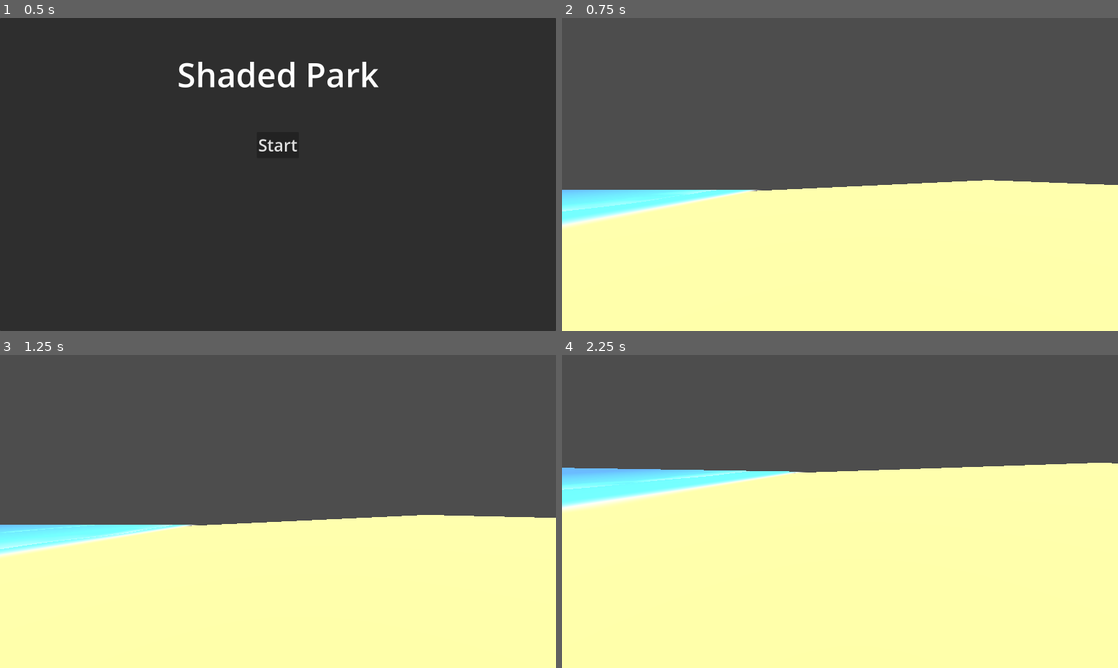
Above: before the commit, frames 1-4 (two rows, left to right).
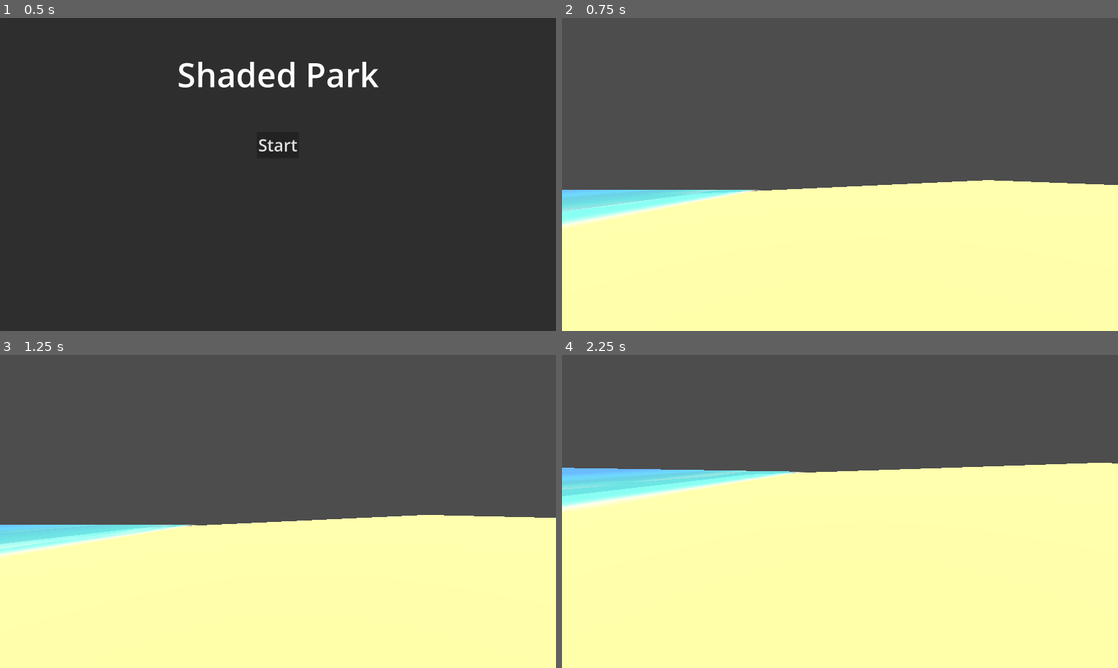
Above: after the commit, the same moments.

Repository: Spooked2/Shaded-Park
Game: Godot game, scene res://main_menu.tscn
Two runs of this game, one before a commit and one after it. Both use one fixed random seed, a clock stepped at 60 frames per second and the inputs below.
Inputs (mouse positions are in pixels of both pictures, inside the frame that each line leads up to):
- Up to frame 1 (0.5 s): no input
- Up to frame 2 (0.75 s): click "Start" at 0.5 s
- Up to frame 3 (1.25 s): no input
- Up to frame 4 (2.25 s): move the mouse to (867, 511) at 1.27 s; hold W (move_forward) from 1.28 s (still down); move the mouse to (812, 511) at 2.02 s

Frame 1 is identical in both runs. In frame 2, 0.8% of the frame differs, in the area x 0-35%, y 54-62%; in frame 3, 0.8%; in frame 4, 1.1%, in the area x 0-43%, y 36-46%.

Commit message:
ADD ocean is now slightly translucent near the shoreline

Diff:
--- a/assets/shaders/beach/ocean.gdshader
+++ b/assets/shaders/beach/ocean.gdshader
@@ -53,16 +53,18 @@
 	flow = 0.5 * (1.0 - (flow));
 	flow *= 1.5;
 
+	ALPHA *= max(smoothstep(1.0, 0.6, UV.x), 0.85);
+
+	// Only apply the swash wave to the designated area
+	if (swash_wave > 0.0) {
+		ALPHA *= smoothstep(0.7, 0.2, flow * swash_wave);
+	}
+
 	// Hide some of the waves in the back
 	vec2 wave_mask = step(vec2(0.0), wave_uv);
 	if (wave_mask.x > 0.0) {
 		final_color += waves;
 	}
 
-	// Only apply the swash wave to the designated area
-	if (swash_wave > 0.0) {
-		ALPHA *= smoothstep(0.7, 0.2, flow * swash_wave);
-	}
-
 	ALBEDO = final_color;
 }
--- a/levels/beach/beach.tscn
+++ b/levels/beach/beach.tscn
@@ -67,6 +67,11 @@
 
 [node name="Sand" type="StaticBody3D" parent="." unique_id=22225938]
 
+[node name="MeshInstance3D2" type="MeshInstance3D" parent="Sand" unique_id=1862626489]
+transform = Transform3D(0.99078095, -0.13547347, 0, 0.13547347, 0.99078095, 0, 0, 0, 1, -34.809982, -2.952418, 0)
+material_override = SubResource("ShaderMaterial_k8g7j")
+mesh = SubResource("PlaneMesh_i3yn0")
+
 [node name="MeshInstance3D" type="MeshInstance3D" parent="Sand" unique_id=1756050013]
 transform = Transform3D(0.99892825, -0.04628704, 0, 0.04628704, 0.99892825, 0, 0, 0, 1, -0.32640266, 0.36085606, 0)
 material_override = SubResource("ShaderMaterial_k8g7j")
